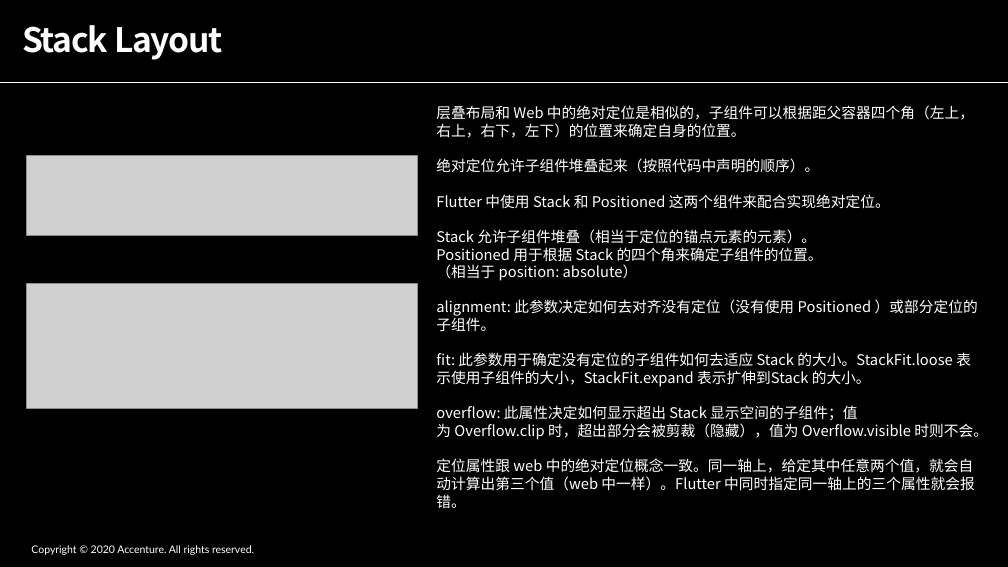
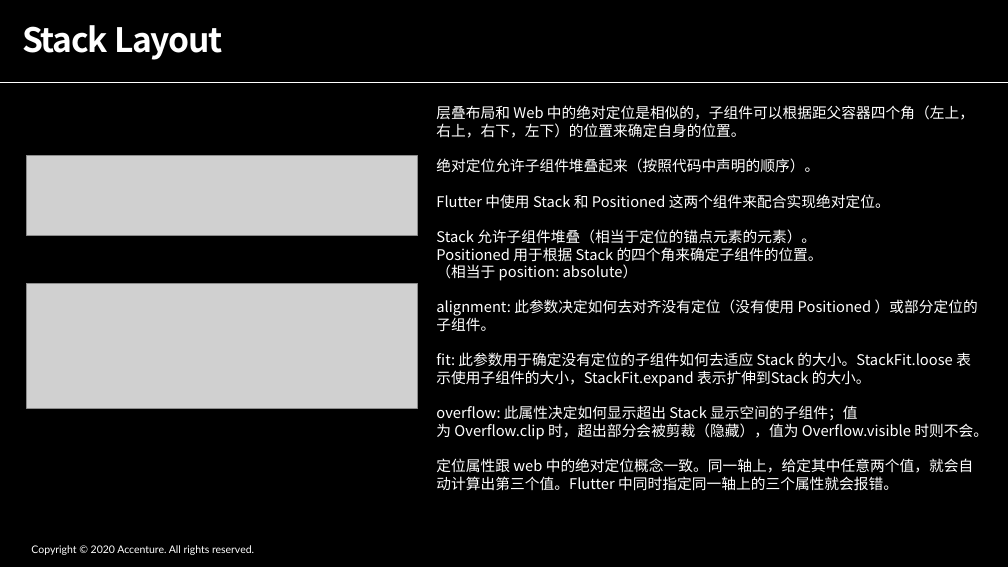
Before and after one commit to ShadowTricker/flutter_common, a slide deck: slide 11 of flutter_common.pptx. Drawn at 1008x567 pixels with LibreOffice and Linux fonts; fonts in the diff are those of the drawing; grey boxes stand for pictures. Boxes give left, top, right and bottom in pixels: in the first picture for what was removed or moved away, otherwise in the second. Text is boxed around its words. In the diff, an @@ line names an element or a change of style, - is before the commit and + after.

```diff
--- a/flutter_common.pptx
+++ b/flutter_common.pptx
@@ text at (x1=436, y1=458, x2=973, y2=491): text changed @@
-定位属性跟 web 中的绝对定位概念一致。同一轴上，给定其中任意两个值，就会自动计算出第三个值（web 中一样）。Flutter 中同时指定同一轴上的三个属性就会报错。
+定位属性跟 web 中的绝对定位概念一致。同一轴上，给定其中任意两个值，就会自动计算出第三个值。Flutter 中同时指定同一轴上的三个属性就会报错。
```
Also in this commit, not shown: 3 other slides changed, 6 other files.
